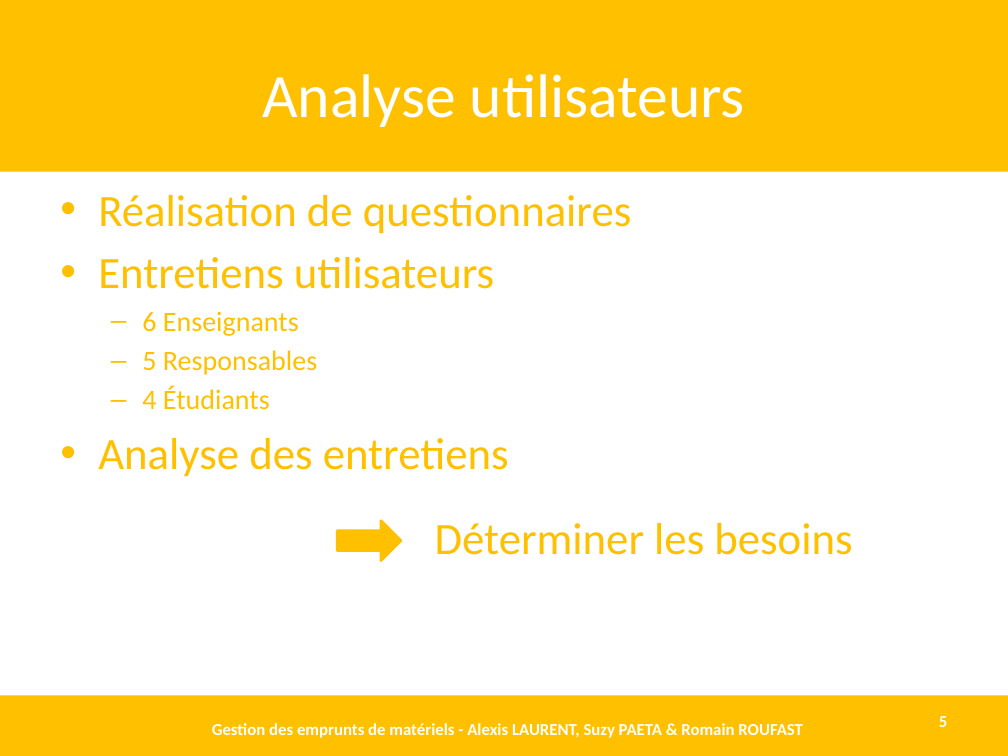
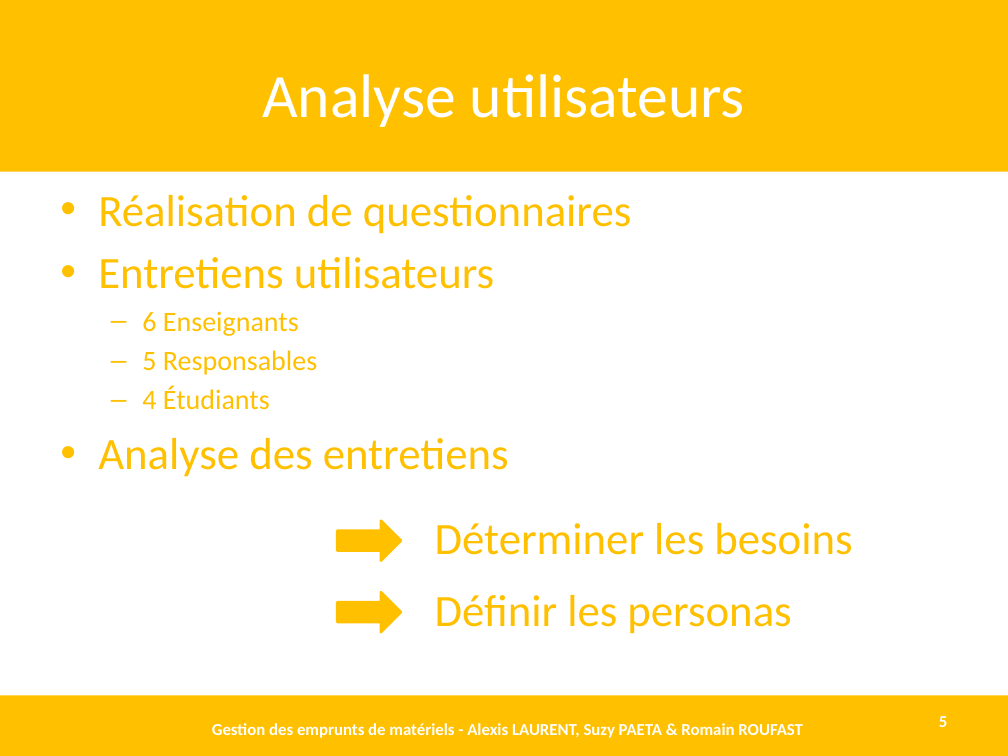
Before and after one commit to AlexisLaurent/Gestion_des_Emprunts, a slide deck: slide 5 of Livrables/D1.3 - DEF.pptx. Drawn at 1008x756 pixels with LibreOffice and Linux fonts; fonts in the diff are those of the drawing. Boxes give left, top, right and bottom in pixels: in the first picture for what was removed or moved away, otherwise in the second. Text is boxed around its words. In the diff, an @@ line names an element or a change of style, - is before the commit and + after.

```diff
--- a/Livrables/D1.3 - DEF.pptx
+++ b/Livrables/D1.3 - DEF.pptx
@@ right arrow added at box(338, 593, 401, 632), fill #FFC000, outline #FFC000 2 pt @@
@@ text added at box(435, 595, 791, 634), 32 pt, text #FFC000 @@
+Définir les personas
```
Also in this commit, not shown: 5 other slides changed, 7 slides added, 3 other files.
